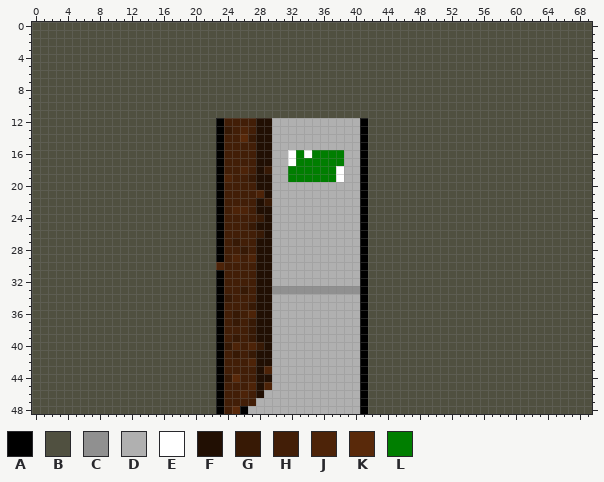
Sprite sheet -- assets/world/exit3.png. Above is the file before it was changed.
The file is 70x49 pixels.
Palette (. is transparent): A #000000  B #505040  C #909090  D #b0b0b0  E #ffffff  F #210f03  G #371905  H #421e07  J #4d2308  K #59290a  L #007e00
Pixels before (only the part around the change), first column x 0:
 0 BBBBBBBBBBBBBBBBBBBBBBBBBBBBBBBBBBBBBBBBBBBBBBBBBBBBBBBBBBBBBBBBBBBBBB
 1 BBBBBBBBBBBBBBBBBBBBBBBBBBBBBBBBBBBBBBBBBBBBBBBBBBBBBBBBBBBBBBBBBBBBBB
 2 BBBBBBBBBBBBBBBBBBBBBBBBBBBBBBBBBBBBBBBBBBBBBBBBBBBBBBBBBBBBBBBBBBBBBB
 3 BBBBBBBBBBBBBBBBBBBBBBBBBBBBBBBBBBBBBBBBBBBBBBBBBBBBBBBBBBBBBBBBBBBBBB
 4 BBBBBBBBBBBBBBBBBBBBBBBBBBBBBBBBBBBBBBBBBBBBBBBBBBBBBBBBBBBBBBBBBBBBBB
 5 BBBBBBBBBBBBBBBBBBBBBBBBBBBBBBBBBBBBBBBBBBBBBBBBBBBBBBBBBBBBBBBBBBBBBB
 6 BBBBBBBBBBBBBBBBBBBBBBBBBBBBBBBBBBBBBBBBBBBBBBBBBBBBBBBBBBBBBBBBBBBBBB
 7 BBBBBBBBBBBBBBBBBBBBBBBBBBBBBBBBBBBBBBBBBBBBBBBBBBBBBBBBBBBBBBBBBBBBBB
 8 BBBBBBBBBBBBBBBBBBBBBBBBBBBBBBBBBBBBBBBBBBBBBBBBBBBBBBBBBBBBBBBBBBBBBB
 9 BBBBBBBBBBBBBBBBBBBBBBBBBBBBBBBBBBBBBBBBBBBBBBBBBBBBBBBBBBBBBBBBBBBBBB
10 BBBBBBBBBBBBBBBBBBBBBBBBBBBBBBBBBBBBBBBBBBBBBBBBBBBBBBBBBBBBBBBBBBBBBB
11 BBBBBBBBBBBBBBBBBBBBBBBBBBBBBBBBBBBBBBBBBBBBBBBBBBBBBBBBBBBBBBBBBBBBBB
12 BBBBBBBBBBBBBBBBBBBBBBBAHHHHFFDDDDDDDDDDDABBBBBBBBBBBBBBBBBBBBBBBBBBBB
13 BBBBBBBBBBBBBBBBBBBBBBBAGHJHFFDDDDDDDDDDDABBBBBBBBBBBBBBBBBBBBBBBBBBBB
14 BBBBBBBBBBBBBBBBBBBBBBBAHHKGFFDDDDDDDDDDDABBBBBBBBBBBBBBBBBBBBBBBBBBBB
15 BBBBBBBBBBBBBBBBBBBBBBBAHHHHFFDDDDDDDDDDDABBBBBBBBBBBBBBBBBBBBBBBBBBBB
16 BBBBBBBBBBBBBBBBBBBBBBBAHHHHFFDDELELLLLDDABBBBBBBBBBBBBBBBBBBBBBBBBBBB
17 BBBBBBBBBBBBBBBBBBBBBBBAHHHHFFDDELLLLLLDDABBBBBBBBBBBBBBBBBBBBBBBBBBBB
18 BBBBBBBBBBBBBBBBBBBBBBBAHHJHFGDDLLLLLLEDDABBBBBBBBBBBBBBBBBBBBBBBBBBBB
19 BBBBBBBBBBBBBBBBBBBBBBBAJHHGFFDDLLLLLLEDDABBBBBBBBBBBBBBBBBBBBBBBBBBBB
20 BBBBBBBBBBBBBBBBBBBBBBBAHHHHFFDDDDDDDDDDDABBBBBBBBBBBBBBBBBBBBBBBBBBBB
21 BBBBBBBBBBBBBBBBBBBBBBBAHHHHJFDDDDDDDDDDDABBBBBBBBBBBBBBBBBBBBBBBBBBBB
22 BBBBBBBBBBBBBBBBBBBBBBBAHHHHFGDDDDDDDDDDDABBBBBBBBBBBBBBBBBBBBBBBBBBBB
23 BBBBBBBBBBBBBBBBBBBBBBBAHJJHFFDDDDDDDDDDDABBBBBBBBBBBBBBBBBBBBBBBBBBBB
24 BBBBBBBBBBBBBBBBBBBBBBBAHHHHGFDDDDDDDDDDDABBBBBBBBBBBBBBBBBBBBBBBBBBBB
25 BBBBBBBBBBBBBBBBBBBBBBBAHHHGFFDDDDDDDDDDDABBBBBBBBBBBBBBBBBBBBBBBBBBBB
26 BBBBBBBBBBBBBBBBBBBBBBBAHHHHGFDDDDDDDDDDDABBBBBBBBBBBBBBBBBBBBBBBBBBBB
27 BBBBBBBBBBBBBBBBBBBBBBBAHGHHFFDDDDDDDDDDDABBBBBBBBBBBBBBBBBBBBBBBBBBBB
28 BBBBBBBBBBBBBBBBBBBBBBBAHHGHFFDDDDDDDDDDDABBBBBBBBBBBBBBBBBBBBBBBBBBBB
29 BBBBBBBBBBBBBBBBBBBBBBBAHJHJFFDDDDDDDDDDDABBBBBBBBBBBBBBBBBBBBBBBBBBBB
30 BBBBBBBBBBBBBBBBBBBBBBBJHHHHFFDDDDDDDDDDDABBBBBBBBBBBBBBBBBBBBBBBBBBBB
31 BBBBBBBBBBBBBBBBBBBBBBBAHHHHFFDDDDDDDDDDDABBBBBBBBBBBBBBBBBBBBBBBBBBBB
32 BBBBBBBBBBBBBBBBBBBBBBBAHHHHFFDDDDDDDDDDDABBBBBBBBBBBBBBBBBBBBBBBBBBBB
33 BBBBBBBBBBBBBBBBBBBBBBBAHHGHFFCCCCCCCCCCCABBBBBBBBBBBBBBBBBBBBBBBBBBBB
34 BBBBBBBBBBBBBBBBBBBBBBBAGHHHFFDDDDDDDDDDDABBBBBBBBBBBBBBBBBBBBBBBBBBBB
35 BBBBBBBBBBBBBBBBBBBBBBBAHHHGFFDDDDDDDDDDDABBBBBBBBBBBBBBBBBBBBBBBBBBBB
36 BBBBBBBBBBBBBBBBBBBBBBBAHGHJFFDDDDDDDDDDDABBBBBBBBBBBBBBBBBBBBBBBBBBBB
37 BBBBBBBBBBBBBBBBBBBBBBBAHGHGFFDDDDDDDDDDDABBBBBBBBBBBBBBBBBBBBBBBBBBBB
38 BBBBBBBBBBBBBBBBBBBBBBBAHHHGFFDDDDDDDDDDDABBBBBBBBBBBBBBBBBBBBBBBBBBBB
39 BBBBBBBBBBBBBBBBBBBBBBBAHGHGFFDDDDDDDDDDDABBBBBBBBBBBBBBBBBBBBBBBBBBBB
40 BBBBBBBBBBBBBBBBBBBBBBBAGJHJGFDDDDDDDDDDDABBBBBBBBBBBBBBBBBBBBBBBBBBBB
41 BBBBBBBBBBBBBBBBBBBBBBBAHGHGFFDDDDDDDDDDDABBBBBBBBBBBBBBBBBBBBBBBBBBBB
42 BBBBBBBBBBBBBBBBBBBBBBBAHHHJFFDDDDDDDDDDDABBBBBBBBBBBBBBBBBBBBBBBBBBBB
43 BBBBBBBBBBBBBBBBBBBBBBBAHHHHFJDDDDDDDDDDDABBBBBBBBBBBBBBBBBBBBBBBBBBBB
44 BBBBBBBBBBBBBBBBBBBBBBBAGKHHFFDDDDDDDDDDDABBBBBBBBBBBBBBBBBBBBBBBBBBBB
45 BBBBBBBBBBBBBBBBBBBBBBBAHHHJFJDDDDDDDDDDDABBBBBBBBBBBBBBBBBBBBBBBBBBBB
46 BBBBBBBBBBBBBBBBBBBBBBBAHHJHFDDDDDDDDDDDDABBBBBBBBBBBBBBBBBBBBBBBBBBBB
47 BBBBBBBBBBBBBBBBBBBBBBBAHHHHDDDDDDDDDDDDDABBBBBBBBBBBBBBBBBBBBBBBBBBBB
48 BBBBBBBBBBBBBBBBBBBBBBBAHKADDDDDDDDDDDDDDABBBBBBBBBBBBBBBBBBBBBBBBBBBB
The result:
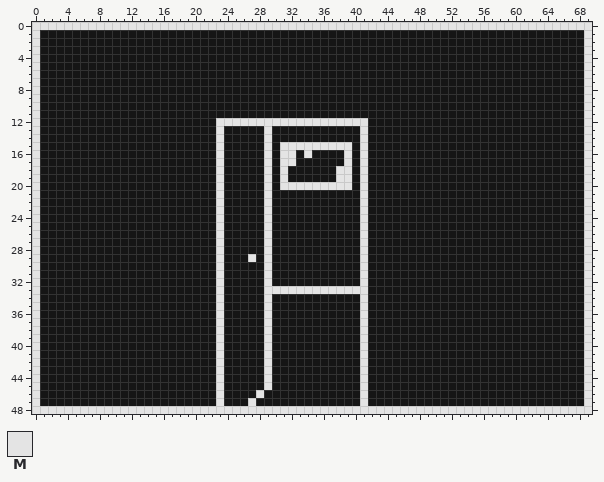
Colours new in this view: M #e4e4e4
Difference:
colour B: #505040 -> #151515
y 0: x 0..69 BBBBBBBBBBBBBBBBBBBBBBBBBBBBBBBBBBBBBBBBBBBBBBBBBBBBBBBBBBBBBBBBBBBBBB -> MMMMMMMMMMMMMMMMMMMMMMMMMMMMMMMMMMMMMMMMMMMMMMMMMMMMMMMMMMMMMMMMMMMMMM
y 1..11: x 0 B -> M; x 69 B -> M
y 12: x 0 B -> M; x 23..41 AHHHHFFDDDDDDDDDDDA -> MMMMMMMMMMMMMMMMMMM; x 69 B -> M
y 13: x 0 B -> M; x 23..41 AGHJHFFDDDDDDDDDDDA -> MBBBBBMBBBBBBBBBBBM; x 69 B -> M
y 14: x 0 B -> M; x 23..41 AHHKGFFDDDDDDDDDDDA -> MBBBBBMBBBBBBBBBBBM; x 69 B -> M
y 15: x 0 B -> M; x 23..41 AHHHHFFDDDDDDDDDDDA -> MBBBBBMBMMMMMMMMMBM; x 69 B -> M
y 16: x 0 B -> M; x 23..41 AHHHHFFDDELELLLLDDA -> MBBBBBMBMMBMBBBBMBM; x 69 B -> M
y 17: x 0 B -> M; x 23..41 AHHHHFFDDELLLLLLDDA -> MBBBBBMBMMBBBBBBMBM; x 69 B -> M
y 18: x 0 B -> M; x 23..41 AHHJHFGDDLLLLLLEDDA -> MBBBBBMBMBBBBBBMMBM; x 69 B -> M
y 19: x 0 B -> M; x 23..41 AJHHGFFDDLLLLLLEDDA -> MBBBBBMBMBBBBBBMMBM; x 69 B -> M
y 20: x 0 B -> M; x 23..41 AHHHHFFDDDDDDDDDDDA -> MBBBBBMBMMMMMMMMMBM; x 69 B -> M
y 21: x 0 B -> M; x 23..41 AHHHHJFDDDDDDDDDDDA -> MBBBBBMBBBBBBBBBBBM; x 69 B -> M
y 22: x 0 B -> M; x 23..41 AHHHHFGDDDDDDDDDDDA -> MBBBBBMBBBBBBBBBBBM; x 69 B -> M
y 23: x 0 B -> M; x 23..41 AHJJHFFDDDDDDDDDDDA -> MBBBBBMBBBBBBBBBBBM; x 69 B -> M
y 24: x 0 B -> M; x 23..41 AHHHHGFDDDDDDDDDDDA -> MBBBBBMBBBBBBBBBBBM; x 69 B -> M
y 25: x 0 B -> M; x 23..41 AHHHGFFDDDDDDDDDDDA -> MBBBBBMBBBBBBBBBBBM; x 69 B -> M
y 26: x 0 B -> M; x 23..41 AHHHHGFDDDDDDDDDDDA -> MBBBBBMBBBBBBBBBBBM; x 69 B -> M
y 27: x 0 B -> M; x 23..41 AHGHHFFDDDDDDDDDDDA -> MBBBBBMBBBBBBBBBBBM; x 69 B -> M
y 28: x 0 B -> M; x 23..41 AHHGHFFDDDDDDDDDDDA -> MBBBBBMBBBBBBBBBBBM; x 69 B -> M
y 29: x 0 B -> M; x 23..41 AHJHJFFDDDDDDDDDDDA -> MBBBMBMBBBBBBBBBBBM; x 69 B -> M
y 30: x 0 B -> M; x 23..41 JHHHHFFDDDDDDDDDDDA -> MBBBBBMBBBBBBBBBBBM; x 69 B -> M
y 31..32: x 0 B -> M; x 23..41 AHHHHFFDDDDDDDDDDDA -> MBBBBBMBBBBBBBBBBBM; x 69 B -> M
y 33: x 0 B -> M; x 23..41 AHHGHFFCCCCCCCCCCCA -> MBBBBBMMMMMMMMMMMMM; x 69 B -> M
y 34: x 0 B -> M; x 23..41 AGHHHFFDDDDDDDDDDDA -> MBBBBBMBBBBBBBBBBBM; x 69 B -> M
y 35: x 0 B -> M; x 23..41 AHHHGFFDDDDDDDDDDDA -> MBBBBBMBBBBBBBBBBBM; x 69 B -> M
y 36: x 0 B -> M; x 23..41 AHGHJFFDDDDDDDDDDDA -> MBBBBBMBBBBBBBBBBBM; x 69 B -> M
y 37: x 0 B -> M; x 23..41 AHGHGFFDDDDDDDDDDDA -> MBBBBBMBBBBBBBBBBBM; x 69 B -> M
y 38: x 0 B -> M; x 23..41 AHHHGFFDDDDDDDDDDDA -> MBBBBBMBBBBBBBBBBBM; x 69 B -> M
y 39: x 0 B -> M; x 23..41 AHGHGFFDDDDDDDDDDDA -> MBBBBBMBBBBBBBBBBBM; x 69 B -> M
y 40: x 0 B -> M; x 23..41 AGJHJGFDDDDDDDDDDDA -> MBBBBBMBBBBBBBBBBBM; x 69 B -> M
y 41: x 0 B -> M; x 23..41 AHGHGFFDDDDDDDDDDDA -> MBBBBBMBBBBBBBBBBBM; x 69 B -> M
y 42: x 0 B -> M; x 23..41 AHHHJFFDDDDDDDDDDDA -> MBBBBBMBBBBBBBBBBBM; x 69 B -> M
y 43: x 0 B -> M; x 23..41 AHHHHFJDDDDDDDDDDDA -> MBBBBBMBBBBBBBBBBBM; x 69 B -> M
y 44: x 0 B -> M; x 23..41 AGKHHFFDDDDDDDDDDDA -> MBBBBBMBBBBBBBBBBBM; x 69 B -> M
y 45: x 0 B -> M; x 23..41 AHHHJFJDDDDDDDDDDDA -> MBBBBBMBBBBBBBBBBBM; x 69 B -> M
y 46: x 0 B -> M; x 23..41 AHHJHFDDDDDDDDDDDDA -> MBBBBMBBBBBBBBBBBBM; x 69 B -> M
y 47: x 0 B -> M; x 23..41 AHHHHDDDDDDDDDDDDDA -> MBBBMBBBBBBBBBBBBBM; x 69 B -> M
y 48: x 0..69 BBBBBBBBBBBBBBBBBBBBBBBAHKADDDDDDDDDDDDDDABBBBBBBBBBBBBBBBBBBBBBBBBBBB -> MMMMMMMMMMMMMMMMMMMMMMMMMMMMMMMMMMMMMMMMMMMMMMMMMMMMMMMMMMMMMMMMMMMMMM
